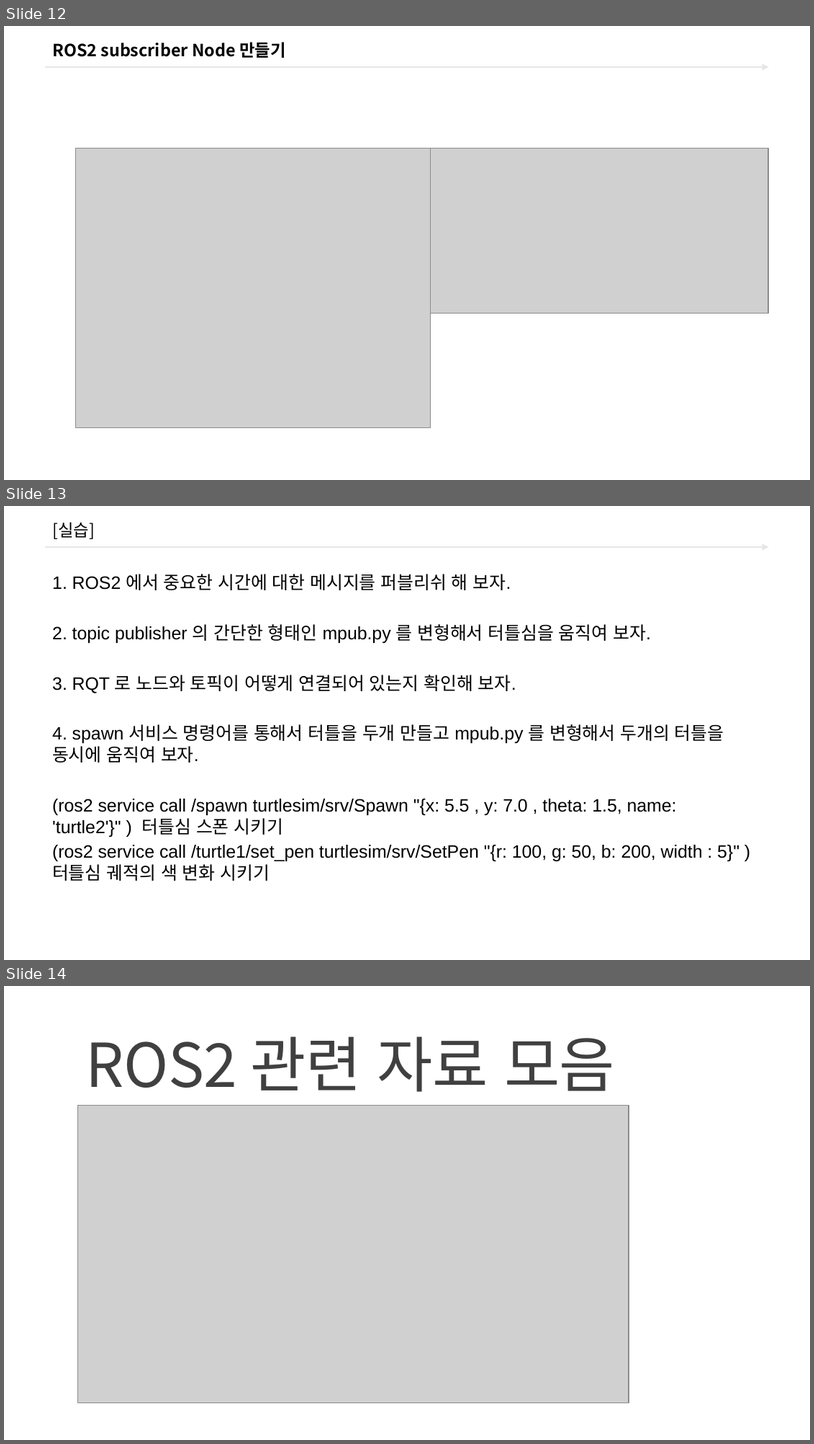
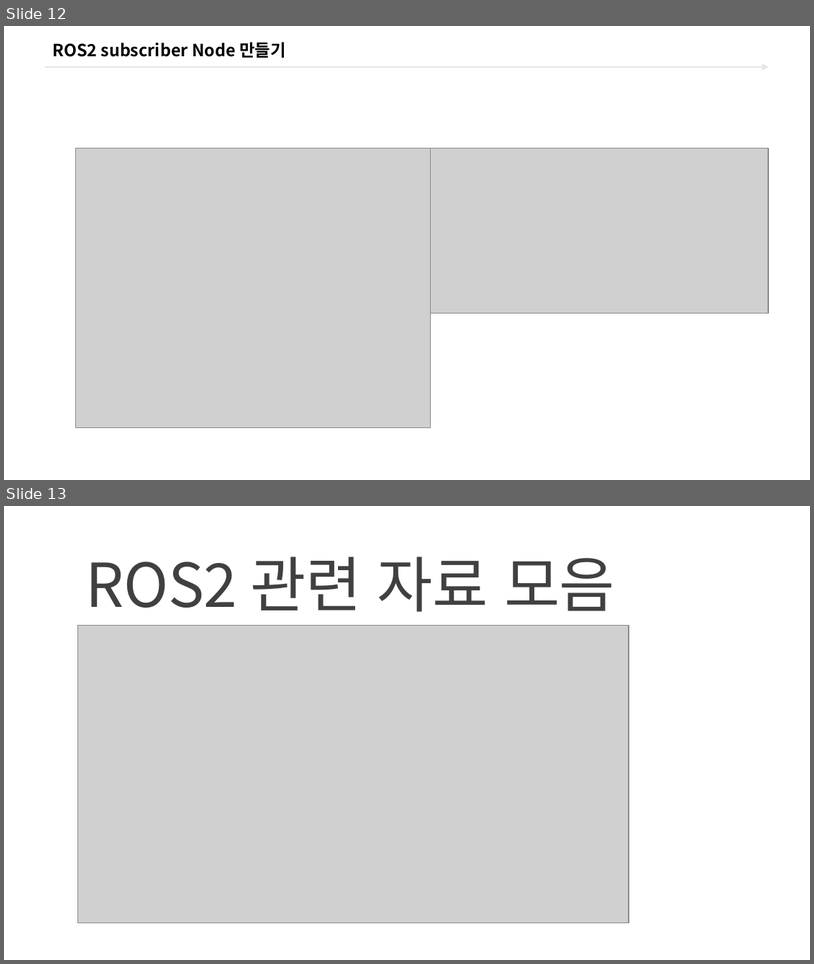
Before and after one commit to freshmea/ict_robot_dajung, a slide deck: pdf_ppt/3. ROS2/교안_ROS2 터틀봇_바인드소프트_2일차교욱.pptx. Shown one above the other, each under a label of ours: slides 12, 13 and 14 before the commit, slides 12 and 13 after it. The pictures are 814x1444 and 814x964 pixels, drawn with LibreOffice and Linux fonts; fonts in the diff are those of the drawing; grey boxes stand for pictures; background and template pictures are left out. Boxes give left, top, right and bottom in pixels: in the first picture for what was removed or moved away, otherwise in the second. Text is boxed around its words. In the diff, an @@ line names an element or a change of style, - is before the commit and + after.

```diff
--- a/pdf_ppt/3. ROS2/교안_ROS2 터틀봇_바인드소프트_2일차교욱.pptx
+++ b/pdf_ppt/3. ROS2/교안_ROS2 터틀봇_바인드소프트_2일차교욱.pptx
@@ slide 13 removed at [4, 506, 810, 960], background #FFFFFF; not listed: 1 template element that a slide beside it also shows @@
@@ title removed at [52, 522, 95, 539] @@
-[실습]
@@ text removed at [52, 574, 740, 880] @@
-1. ROS2 에서 중요한 시간에 대한 메시지를 퍼블리쉬 해 보자.
-2. topic publisher 의 간단한 형태인 mpub.py 를 변형해서 터틀심을 움직여 보자.
-3. RQT 로 노드와 토픽이 어떻게 연결되어 있는지 확인해 보자.
-4. spawn 서비스 명령어를 통해서 터틀을 두개 만들고 mpub.py 를 변형해서 두개의 터틀을 동시에 움직여 보자.
-(ros2 service call /spawn turtlesim/srv/Spawn "{x: 5.5 , y: 7.0 , theta: 1.5, name: 'turtle2'}" ) 터틀심 스폰 시키기
-(ros2 service call /turtle1/set_pen turtlesim/srv/SetPen "{r: 100, g: 50, b: 200, width : 5}" ) 터틀심 궤적의 색 변화 시키기
@@ what was slide 14 is now slide 13 @@
```
Also in this commit, not shown: 1 other file.
